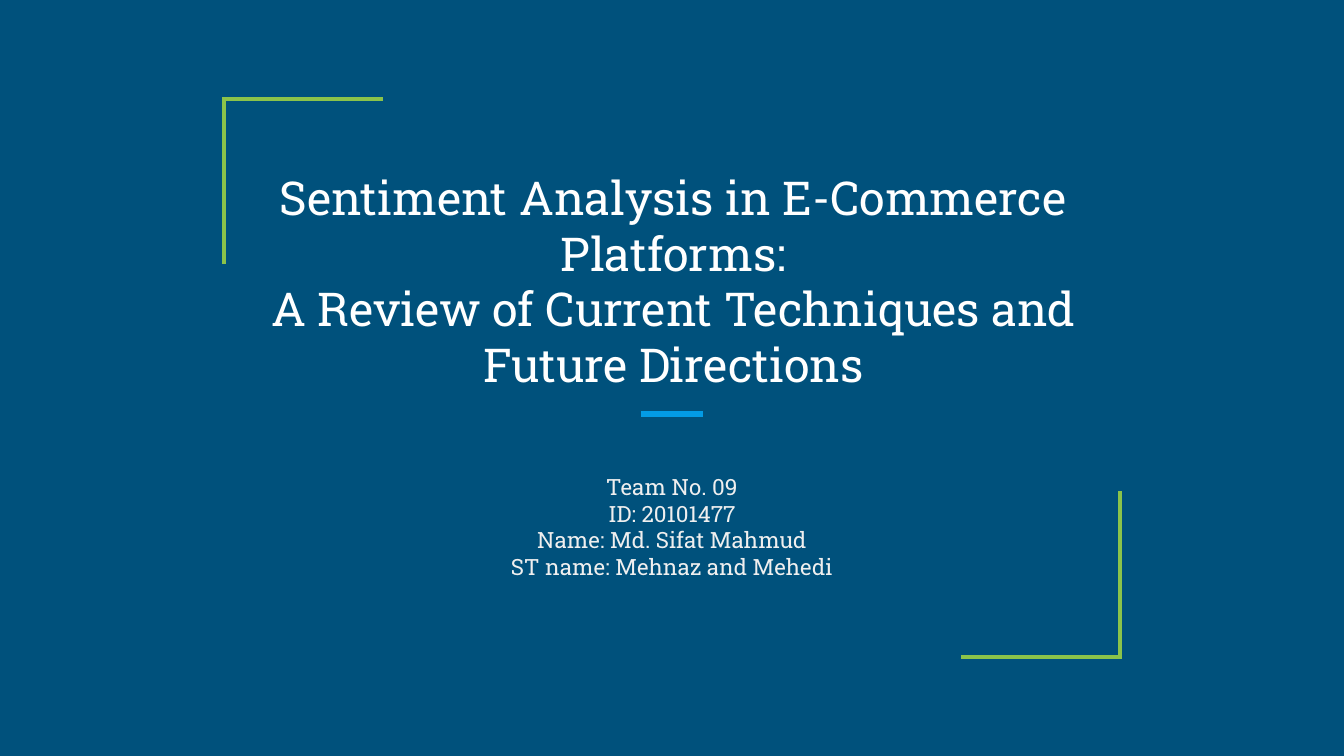
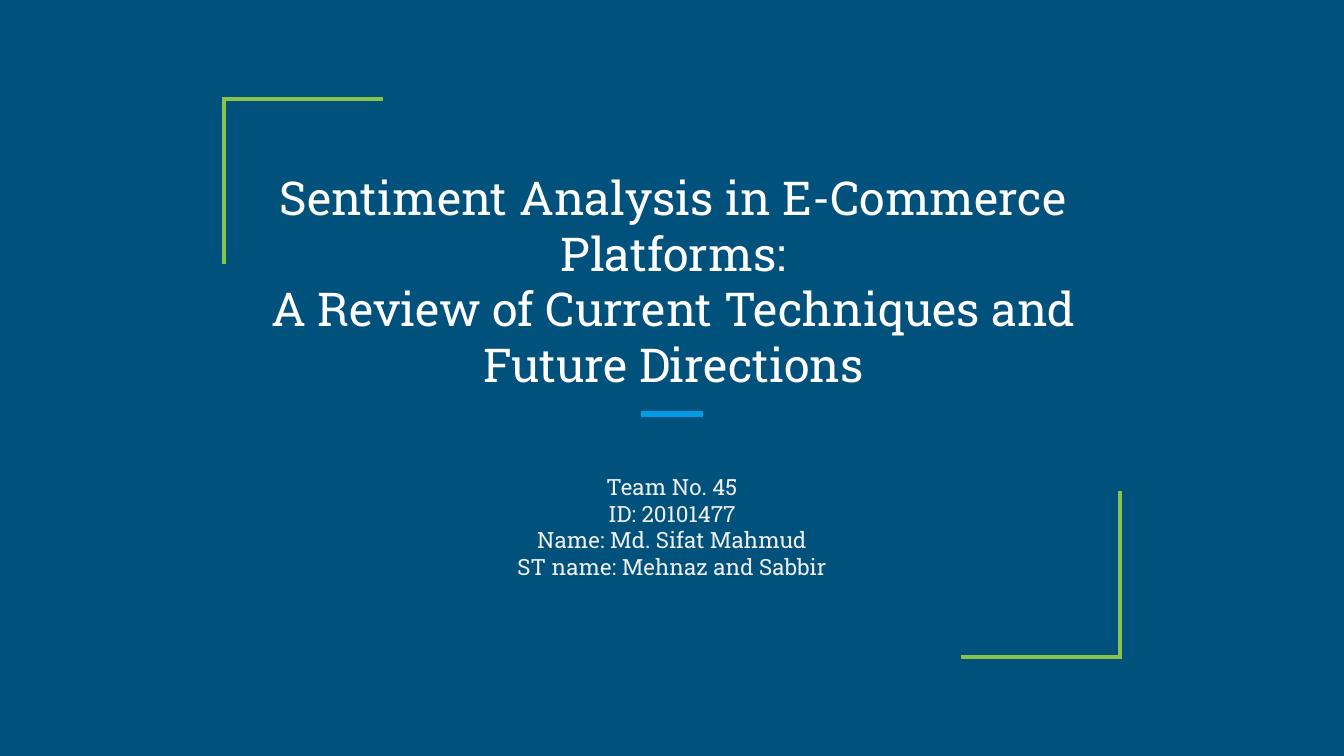
Before and after one commit to Brute666/CSE431, a slide deck: slide 1 of Submission 1/Slide.pptx. Drawn at 1344x756 pixels with LibreOffice and Linux fonts; fonts in the diff are those of the drawing. Boxes give left, top, right and bottom in pixels: in the first picture for what was removed or moved away, otherwise in the second. Text is boxed around its words. In the diff, an @@ line names an element or a change of style, - is before the commit and + after.

```diff
--- a/Submission 1/Slide.pptx
+++ b/Submission 1/Slide.pptx
@@ subtitle at (606,479,737,495): text changed @@
-Team No. 09
+Team No. 45
@@ subtitle at (517,558,826,576): text changed @@
-ST name: Mehnaz and Mehedi
+ST name: Mehnaz and Sabbir
```
Also in this commit, not shown: 1 other slide changed.
